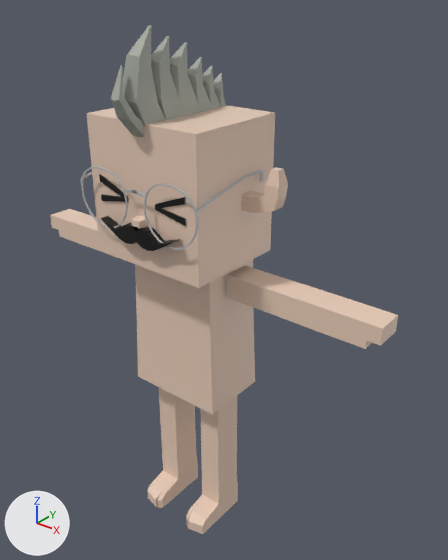
What one commit did to the FBX model mustachiorascals/fbx/d7551e05-e844-4049-90e0-4a6a14fdcb87.fbx.
Both versions are drawn from a 50 mm camera at (0.0227, -0.0243, 0.0338) aimed at (0.0016, 0.0021, 0.0174). The lights are fixed; the arrows at lower left show +X, +Y and +Z. Where no turn or scale is listed for an object, it has been applied to the vertices.

Objects in the first picture: 'e_5', 'ew_round_2', 'eye_6', 'h_mohawk', 'm_f', 'mustachio_arms', 'mustachio_body', 'mustachio_head', 'mustachio_legs'.
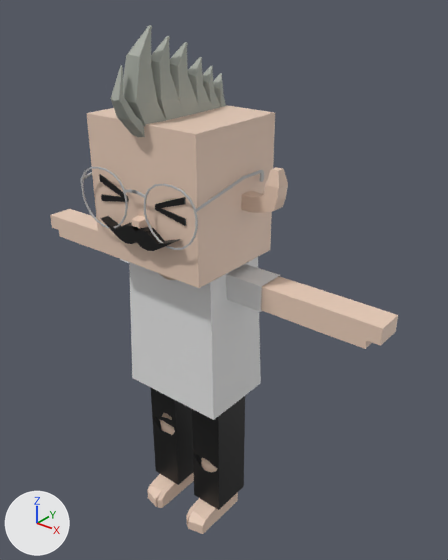
Boxes (x1, y1, x2, y2) around the edits, measured in the pictures (448 x 560 px):
'c_shirt_1', added: after (129, 257, 261, 420)
'c_rippedjeans', added (black): after (151, 388, 245, 510)
'c_shirt_2', added: after (120, 259, 281, 312)
'mustachio_body', unchanged, covered by the edit: before (135, 260, 255, 414); after (160, 274, 175, 280)
'mustachio_legs', unchanged, covered by the edit: before (147, 388, 238, 534); after (147, 413, 238, 534)

The edits, one by one:
Material 'upper_garment_1' (mat_upper_garment_1) is new.
Its base color is (0.8, 0.8, 0.8) (white #e7e7e7).
Material 'lower_garment' (mat_lower_garment) is new.
Its base color is (0.0, 0.0, 0.0) (black #000000).
Mesh me_mesh_011 is new.
It has 24 vertices, 18 faces and spans x -0.00561..0.00561, y 0.00027..0.00209, z 0.01737..0.01893.
It uses material mat_upper_garment_1 (white #e7e7e7).
Mesh me_mesh_010 is new.
It has 230 vertices, 212 faces and spans x -0.00349..0.00349, y -0.0013..0.00353, z 0.00994..0.01894.
It uses material mat_upper_garment_1 (white #e7e7e7).
Mesh me_mesh_003_1 is new.
It has 277 vertices, 244 faces and spans x -0.00297..0.00299, y -0.00021..0.00257, z 0.0014..0.01069.
It uses material mat_lower_garment (black #000000).
Object 'c_shirt_2' (ob_c_shirt_2) is new; it shows me_mesh_011.
Its location is (0.0, 0.0, 0.0).
Object 'c_shirt_1' (ob_c_shirt_1) is new; it shows me_mesh_010.
Its location is (0.0, 0.0, 0.0).
Object 'c_rippedjeans' (ob_c_rippedjeans) is new; it shows me_mesh_003_1.
Its location is (0.0, 0.0, 0.0).
